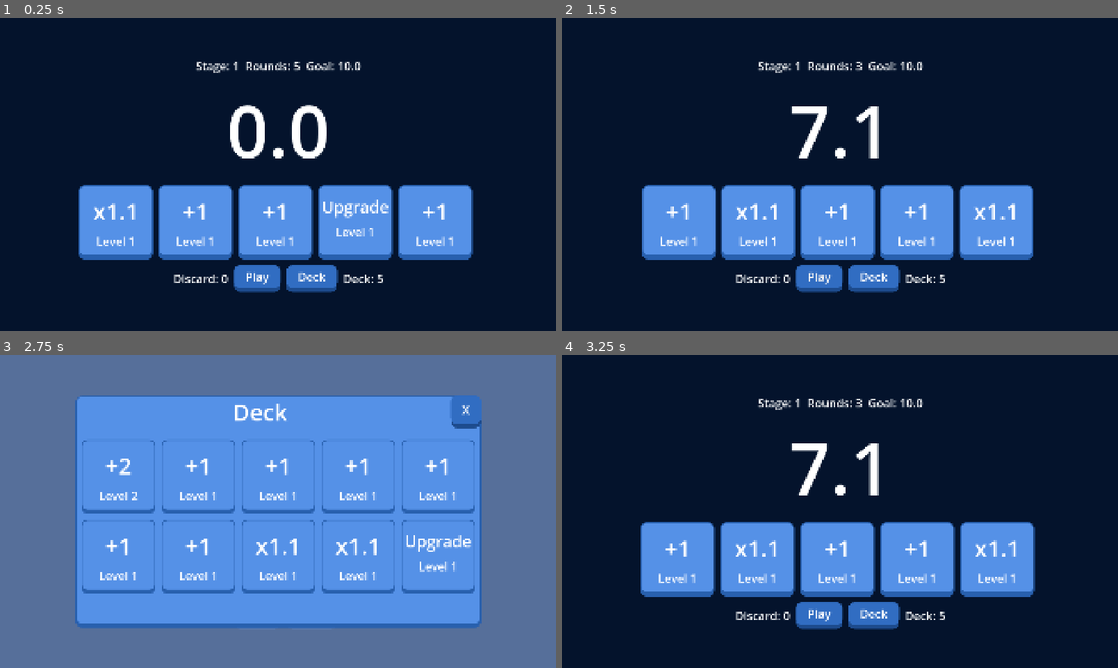
Above: before the commit, frames 1-4 (two rows, left to right).
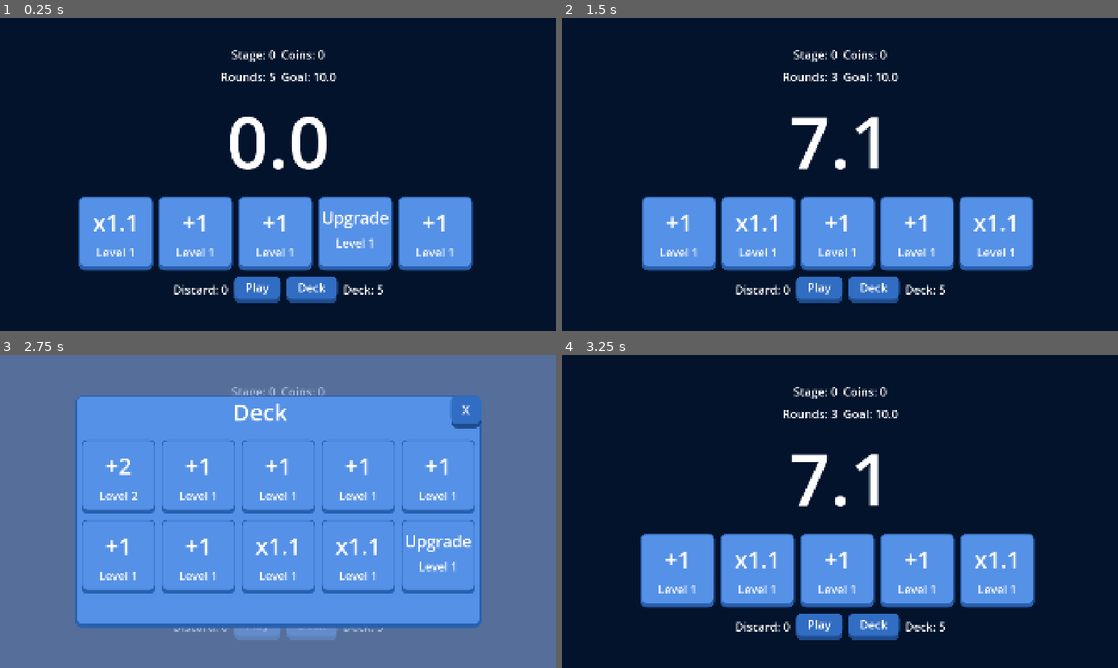
Above: after the commit, the same moments.

Repository: billyhawkes/card-game
Game: Godot game, scene res://scenes/game/game.tscn
Two runs of this game, one before a commit and one after it. Both use one fixed random seed, a clock stepped at 60 frames per second and the inputs below.
Inputs:
- Up to frame 1 (0.25 s): no input
- Up to frame 2 (1.5 s): click "Play" at 0.5 s; click "Play" at 1.25 s
- Up to frame 3 (2.75 s): click "Deck" at 2 s
- Up to frame 4 (3.25 s): click "X" at 2.75 s

The runs differ from the first frame. In frame 1, 13% of the frame differs, in the area x 14-86%, y 10-92%; in frame 2, 12%; in frame 3, 0.9%; in frame 4, 12%.

Commit message:
feat: added coins and game ui

Diff:
--- a/scenes/game/game.tscn
+++ b/scenes/game/game.tscn
@@ -1,10 +1,11 @@
-[gd_scene load_steps=6 format=3 uid="uid://b8upd5s60o0j6"]
+[gd_scene load_steps=7 format=3 uid="uid://b8upd5s60o0j6"]
 
 [ext_resource type="Script" uid="uid://cmsh4jlfgpcsl" path="res://scenes/game/game_state.gd" id="1_lfrn8"]
 [ext_resource type="PackedScene" uid="uid://k7sgc6jfye7m" path="res://scenes/menus/deck_menu.tscn" id="2_5i0tg"]
 [ext_resource type="PackedScene" uid="uid://bq7a13i1dlyv6" path="res://scenes/menus/end_menu.tscn" id="3_bdhmt"]
 [ext_resource type="Script" uid="uid://p1nhil2wcyhh" path="res://scenes/game/hud.gd" id="4_87uf6"]
 [ext_resource type="Script" uid="uid://dq1ffuvjirpbu" path="res://scenes/cards/hand_container.gd" id="5_2a8rs"]
+[ext_resource type="PackedScene" uid="uid://c5aveotrq72su" path="res://scenes/layout/info_header.tscn" id="5_5i0tg"]
 
 [node name="Game" type="CanvasLayer"]
 script = ExtResource("1_lfrn8")
@@ -40,14 +41,13 @@
 theme_override_constants/separation = 20
 script = ExtResource("4_87uf6")
 
+[node name="InfoHeader" parent="HUD" instance=ExtResource("5_5i0tg")]
+layout_mode = 2
+size_flags_horizontal = 4
+
 [node name="Header" type="HBoxContainer" parent="HUD"]
 layout_mode = 2
 size_flags_horizontal = 4
-
-[node name="StageLabel" type="Label" parent="HUD/Header"]
-unique_name_in_owner = true
-layout_mode = 2
-text = "Stage: 1"
 
 [node name="RoundLabel" type="Label" parent="HUD/Header"]
 unique_name_in_owner = true
--- a/scenes/game/hud.gd
+++ b/scenes/game/hud.gd
@@ -1,6 +1,5 @@
 extends VBoxContainer
 
-@onready var stage_label: Label = %StageLabel
 @onready var round_label: Label = %RoundLabel
 @onready var goal_label: Label = %GoalLabel
 @onready var discard_label: Label = %DiscardLabel
@@ -12,7 +11,6 @@
 	EventBus.round_updated.connect(func(new): round_label.text = "Rounds: " + str(new))
 	EventBus.goal_updated.connect(func(new): goal_label.text = "Goal: " + str(new))
 	EventBus.discard_updated.connect(func(new): discard_label.text = "Discard: " + str(new))
-	EventBus.stage_updated.connect(func(new): stage_label.text = "Stage: " + str(new))
 	EventBus.points_updated.connect(func(new): points_label.text = str(new))
 
 	round_label.text = "Rounds: " + str(Game.max_rounds)
--- /dev/null
+++ b/scenes/layout/info_header.gd
@@ -0,0 +1,10 @@
+extends Control
+
+@onready var stage_label: Label = $StageLabel
+@onready var coins_label: Label = $CoinsLabel
+
+func _ready() -> void:
+	stage_label.text = str("Stage: ", Game.stage)
+	coins_label.text = str("Coins: ", Game.coins)
+	EventBus.stage_updated.connect(func(new): stage_label.text = "Stage: " + str(new))
+	EventBus.coins_updated.connect(func(new): coins_label.text = "Coins: " + str(new))
--- /dev/null
+++ b/scenes/layout/info_header.tscn
@@ -0,0 +1,16 @@
+[gd_scene load_steps=2 format=3 uid="uid://c5aveotrq72su"]
+
+[ext_resource type="Script" uid="uid://bi83tuodqr6p2" path="res://scenes/layout/info_header.gd" id="1_r4ivo"]
+
+[node name="InfoHeader" type="HBoxContainer"]
+offset_right = 320.0
+offset_bottom = 55.0
+script = ExtResource("1_r4ivo")
+
+[node name="StageLabel" type="Label" parent="."]
+layout_mode = 2
+text = "Stage: 0"
+
+[node name="CoinsLabel" type="Label" parent="."]
+layout_mode = 2
+text = "Coins: 0"
--- a/scenes/shop/shop.tscn
+++ b/scenes/shop/shop.tscn
@@ -1,6 +1,7 @@
-[gd_scene load_steps=2 format=3 uid="uid://d38qjihj04nn7"]
+[gd_scene load_steps=3 format=3 uid="uid://d38qjihj04nn7"]
 
 [ext_resource type="Script" uid="uid://6cfbin7scxk8" path="res://scenes/shop/shop.gd" id="1_lx5au"]
+[ext_resource type="PackedScene" uid="uid://c5aveotrq72su" path="res://scenes/layout/info_header.tscn" id="2_qaxay"]
 
 [node name="Shop" type="CanvasLayer"]
 script = ExtResource("1_lx5au")
@@ -24,9 +25,11 @@
 theme_override_font_sizes/font_size = 100
 text = "Shop"
 
+[node name="InfoHeader" parent="HUD/VBoxContainer/HBoxContainer" instance=ExtResource("2_qaxay")]
+layout_mode = 2
+
 [node name="StartStageButton" type="Button" parent="HUD/VBoxContainer/HBoxContainer"]
 layout_mode = 2
-size_flags_vertical = 8
 text = "Start Stage"
 
 [node name="Panel" type="Panel" parent="HUD/VBoxContainer"]
--- a/scripts/event_bus.gd
+++ b/scripts/event_bus.gd
@@ -19,3 +19,4 @@
 signal discard_updated(new: int)
 signal deck_updated(new: int)
 signal points_updated(new: int)
+signal coins_updated(new: int)
--- a/scripts/game.gd
+++ b/scripts/game.gd
@@ -24,6 +24,7 @@
 	cards[card_id].level += 1
 
 func _on_stage_complete() -> void:
+	coins += 5
 	stage += 1
 	get_tree().change_scene_to_packed(SHOP)
 
Not shown, added: scenes/layout/info_header.gd.uid
